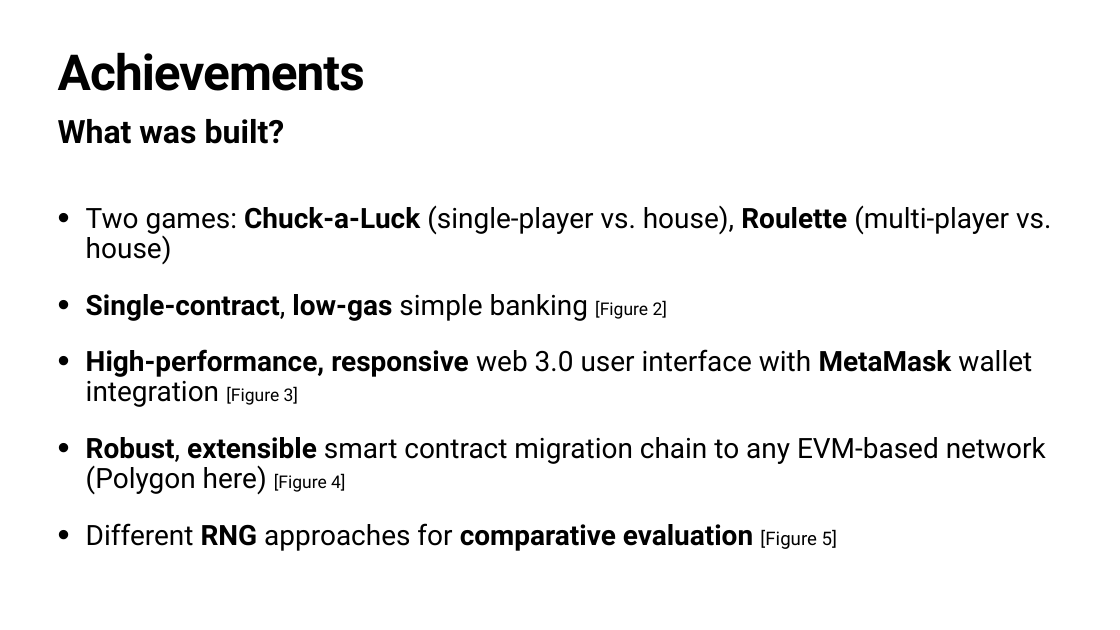
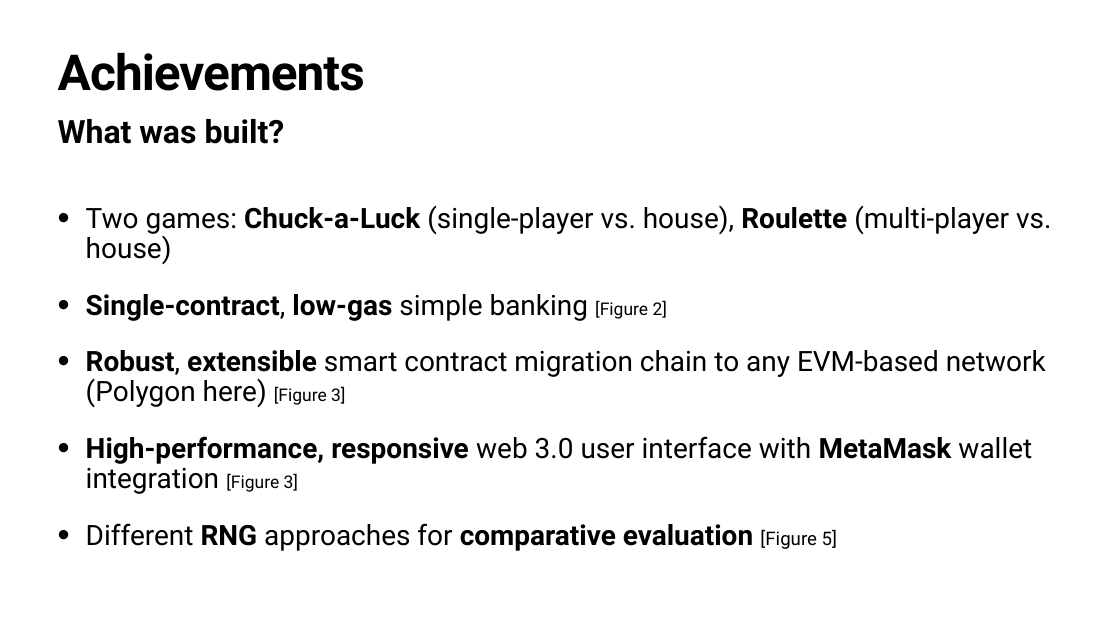
Before and after one commit to awphi/glass-casino, a slide deck: slide 5 of docs/GlassCasinoFinalOral.pptx. Drawn at 1120x630 pixels with LibreOffice and Linux fonts; fonts in the diff are those of the drawing. Boxes give left, top, right and bottom in pixels: in the first picture for what was removed or moved away, otherwise in the second. Text is boxed around its words. In the diff, an @@ line names an element or a change of style, - is before the commit and + after.

```diff
--- a/docs/GlassCasinoFinalOral.pptx
+++ b/docs/GlassCasinoFinalOral.pptx
@@ text at (x1=86, y1=350, x2=1046, y2=407): paragraph added @@
+• Robust, extensible smart contract migration chain to any EVM-based network (Polygon here) [Figure 3]
@@ text at (x1=86, y1=437, x2=1046, y2=494): paragraph removed @@
-• Robust, extensible smart contract migration chain to any EVM-based network (Polygon here) [Figure 4]
```
Also in this commit, not shown: 6 other files.
